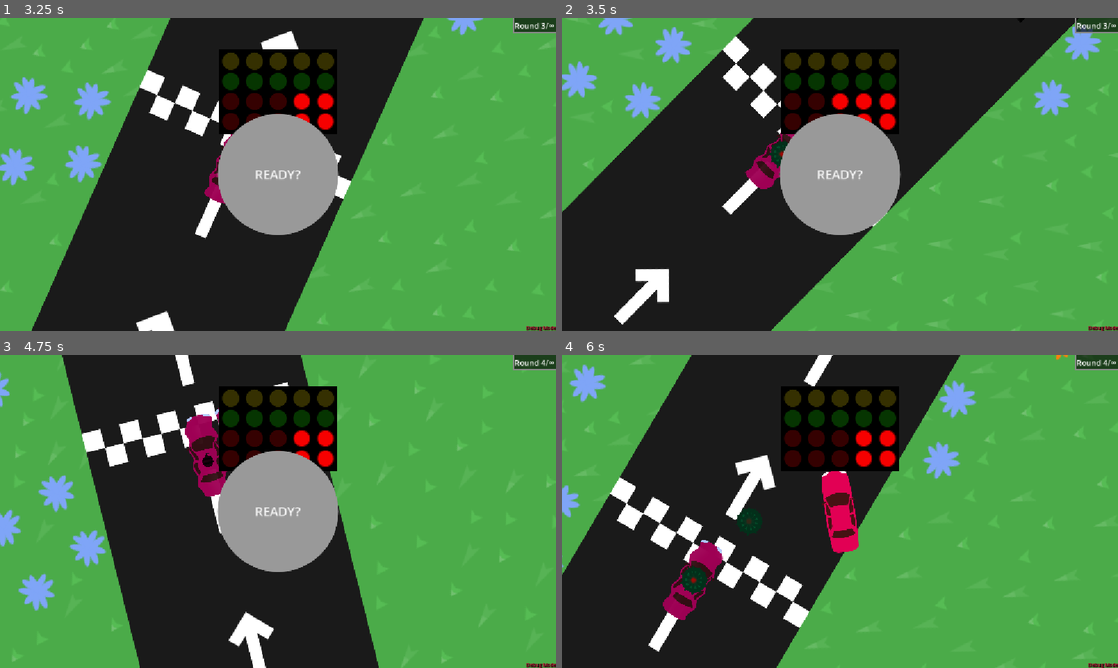
Above: before the commit, frames 1-4 (two rows, left to right).
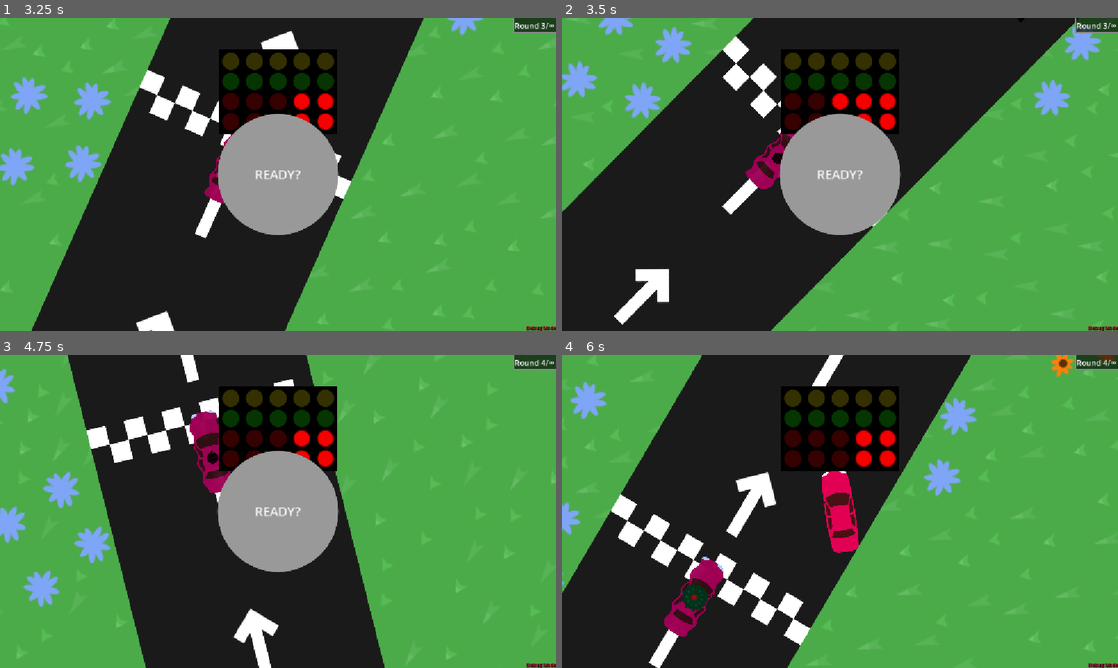
Above: after the commit, the same moments.

Repository: KIT-GameJam/dattel-jam
Game: Godot game, scene res://core/game_manager.tscn
Same seed, same stepped clock (60 frames per second), same inputs: the game is played once before the commit and once after it.
Inputs:
- Up to frame 1 (3.25 s): click "READY?" at 0.5 s; hold D (right) 1.28-2 s; tap Space (temp_reach_goal) at 1.35, 2.85 s; click "READY?" at 2 s; hold A (left) from 2.78 s (still down)
- Up to frame 2 (3.5 s): keep holding A (left)
- Up to frame 3 (4.75 s): release A (left) at 3.53 s; hold D (right) from 3.53 s (still down); tap Space (temp_reach_goal) at 3.6, 4.35 s
- Up to frame 4 (6 s): release D (right) at 5.03 s; hold A (left) from 5.03 s (still down); tap Space (temp_reach_goal) at 5.1, 5.85 s

Frame 1 is identical in both runs. In frame 2, 0.2% of the frame differs, in the area x 37-41%, y 38-48%; in frame 3, 6.0%; in frame 4, 13%, in the area x 0-100%, y 0-100%.

Commit message:
Add `PoliceCar` to `ghost_car_scenes`

Diff:
--- a/game.gd
+++ b/game.gd
@@ -18,7 +18,8 @@
 var traffic_light_ui: Node
 const player_scene: PackedScene = preload("res://core/player_car.tscn")
 const ghost_car_scenes: Array[PackedScene] = [
-	preload("res://core/minen_leger.tscn")
+	preload("res://core/minen_leger.tscn"),
+	preload("res://core/police_car.tscn"),
 ]
 var player: HistoryObject
 var cars: Array [HistoryObject] = []
